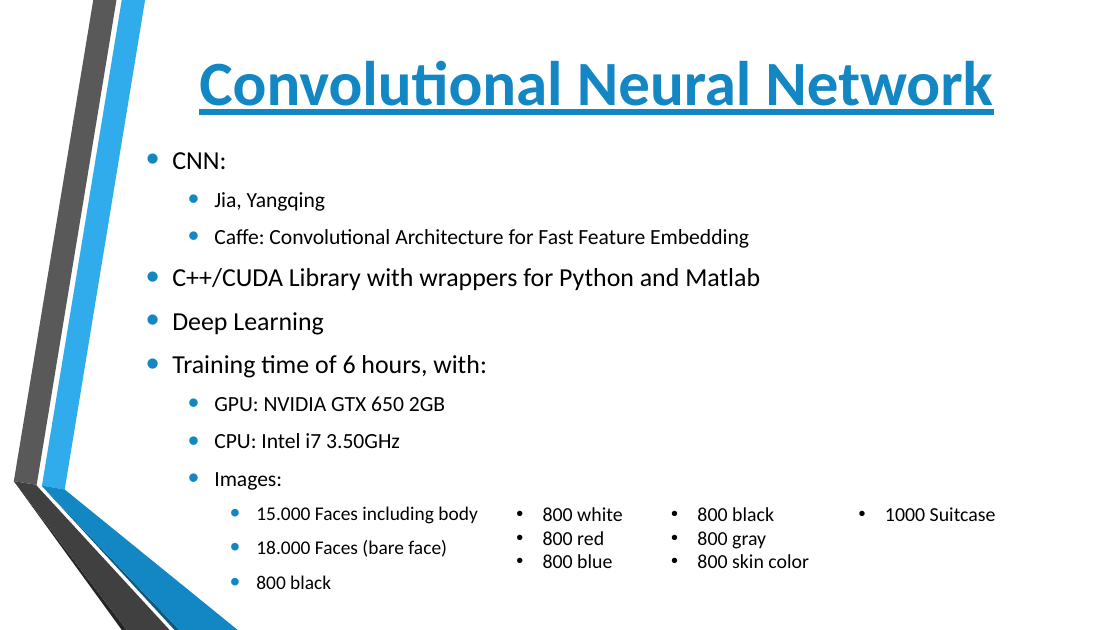
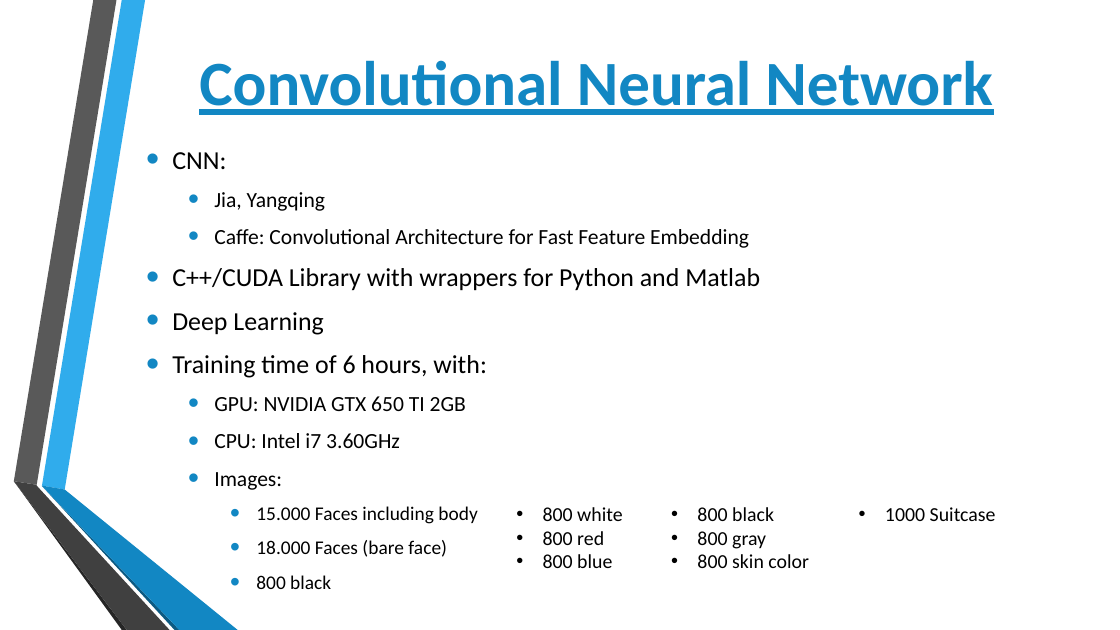
Before and after one commit to 4nc3str4l/VA_GiC, a slide deck: slide 5 of BSaOR.pptx. Drawn at 1120x630 pixels with LibreOffice and Linux fonts; fonts in the diff are those of the drawing; background and template pictures are left out. Boxes give left, top, right and bottom in pixels: in the first picture for what was removed or moved away, otherwise in the second. Text is boxed around its words. In the diff, an @@ line names an element or a change of style, - is before the commit and + after.

```diff
--- a/BSaOR.pptx
+++ b/BSaOR.pptx
@@ text at [214,396,466,448]: text changed @@
-  • GPU: NVIDIA GTX 650 2GB
-  • CPU: Intel i7 3.50GHz
+  • GPU: NVIDIA GTX 650 TI 2GB
+  • CPU: Intel i7 3.60GHz
```
Also in this commit, not shown: 6 other files.
